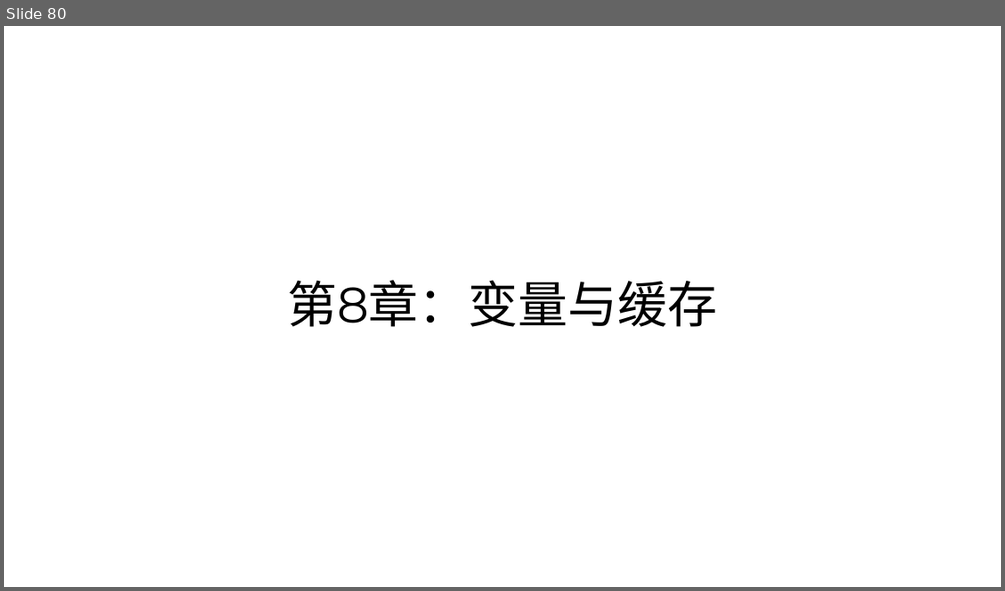
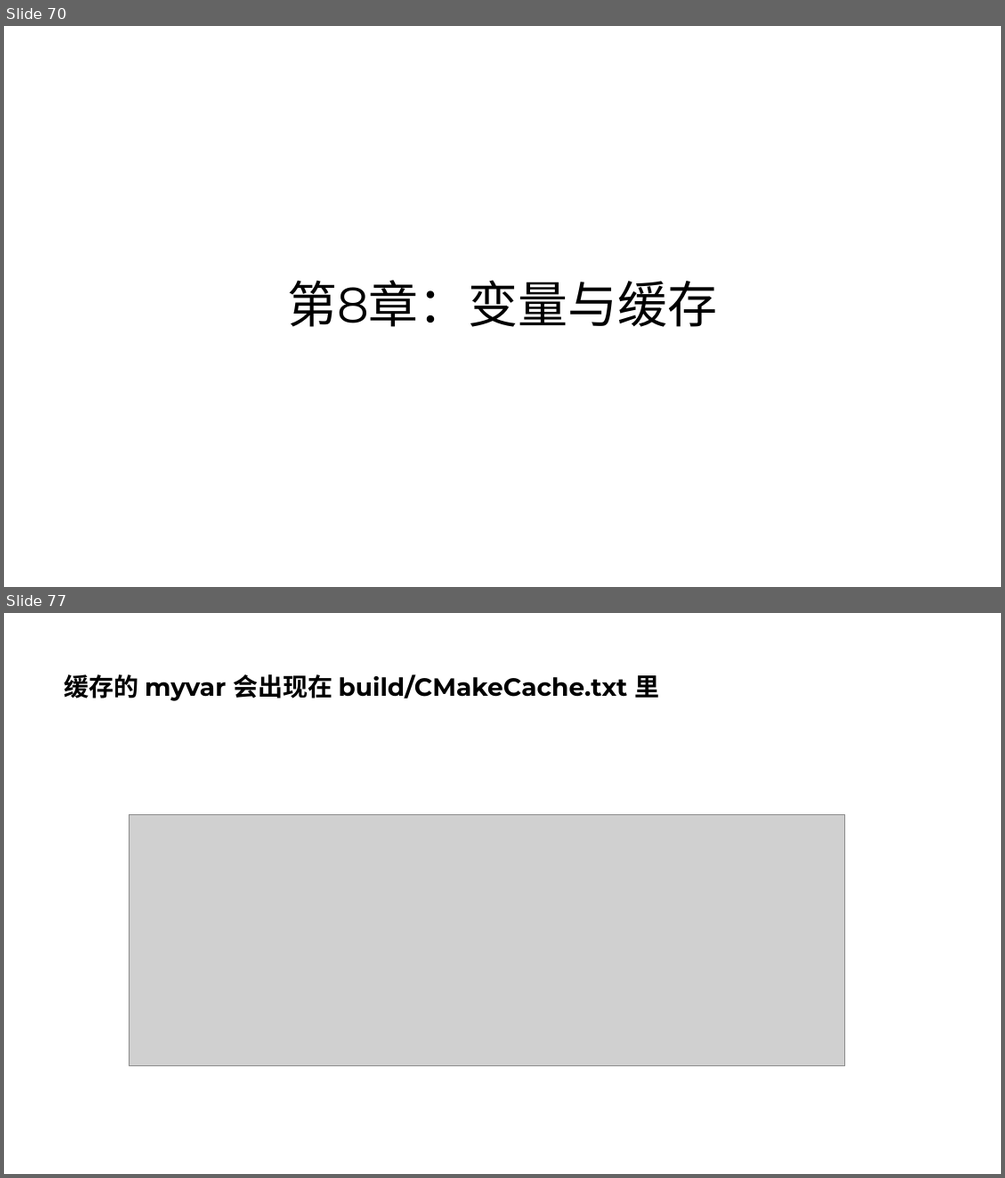
Before and after one commit to parallel101/course, a slide deck: 11/slides.pptx. Shown one above the other, each under a label of ours: slide 80 before the commit, slides 70 and 77 after it; the slides between them are not shown. The pictures are 1005x591 and 1005x1178 pixels, drawn with LibreOffice and Linux fonts; fonts in the diff are those of the drawing; grey boxes stand for pictures. Boxes give left, top, right and bottom in pixels: in the first picture for what was removed or moved away, otherwise in the second. Text is boxed around its words. In the diff, an @@ line names an element or a change of style, - is before the commit and + after.

```diff
--- a/11/slides.pptx
+++ b/11/slides.pptx
@@ slide 77 added at (4,613,1001,1174), background #FFFFFF @@
@@ title added at (65,674,659,701), 24 pt, text #000000, bold @@
+缓存的 myvar 会出现在 build/CMakeCache.txt 里
@@ picture added at (129,815,844,1066) @@
@@ what was slide 80 is now slide 70 @@
```
Also in this commit, not shown: 2 slides changed, 16 other slides added, 2 other files.
